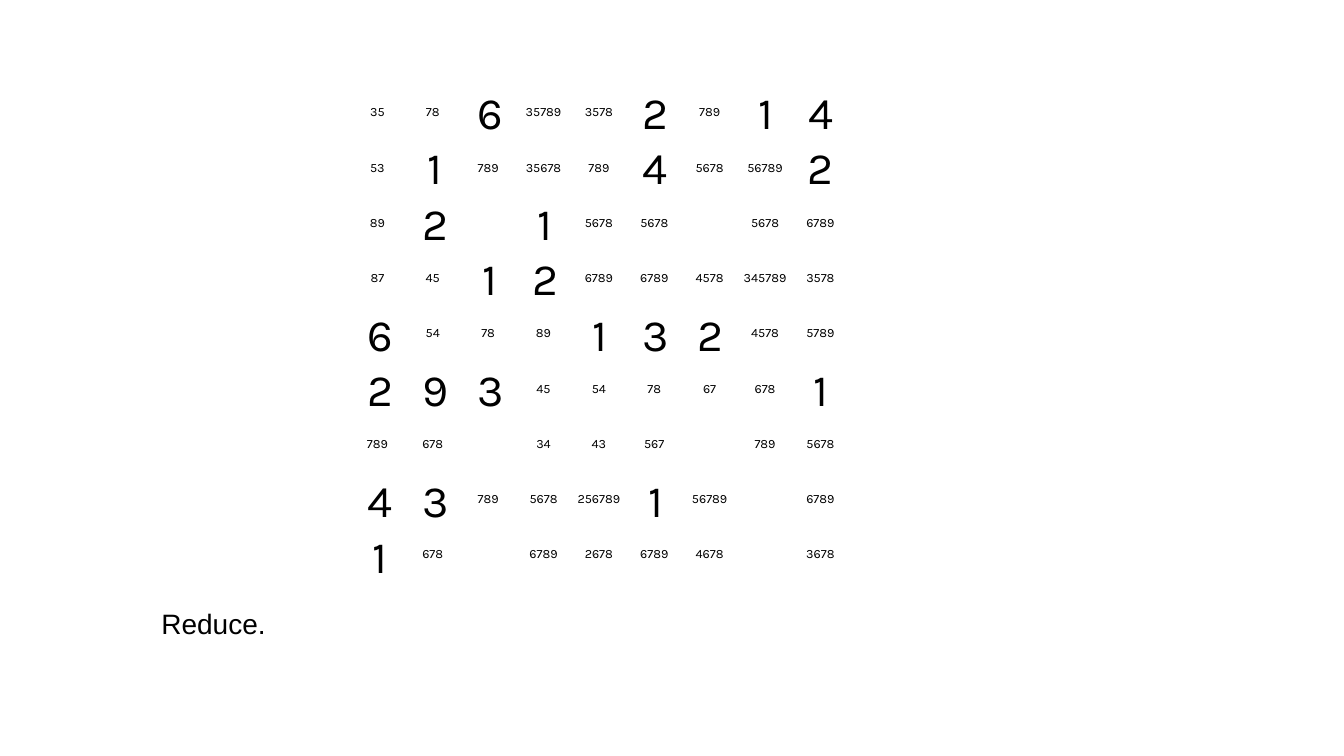
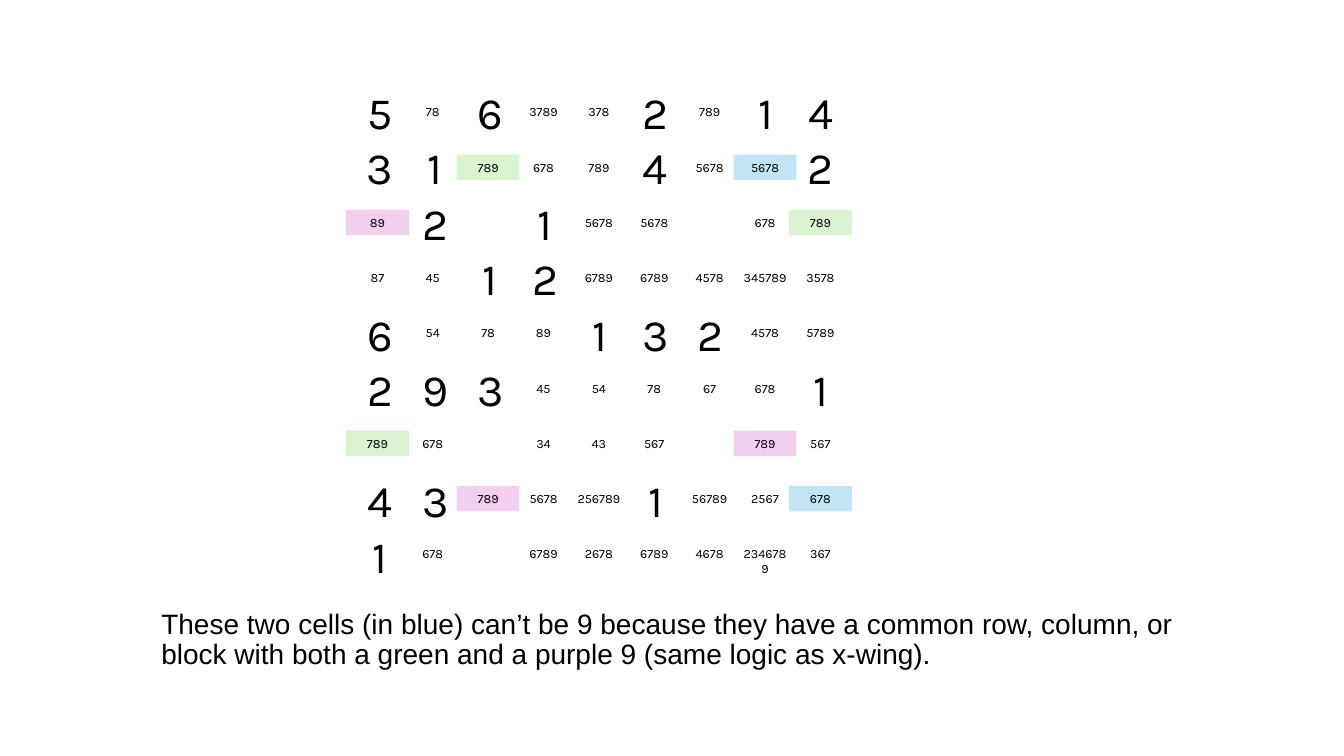
Before and after one commit to jhardis/WSJ_Number_Puzzles, a slide deck: slide 62 of 20260711_2.pptx (slide 58 before the commit). Drawn at 1344x756 pixels with LibreOffice and Linux fonts; fonts in the diff are those of the drawing; background and template pictures are left out. Boxes give left, top, right and bottom in pixels: in the first picture for what was removed or moved away, otherwise in the second. Text is boxed around its words. In the diff, an @@ line names an element or a change of style, - is before the commit and + after.

```diff
--- a/20260711_2.pptx
+++ b/20260711_2.pptx
@@ text added at (367,101,392,130), 32 pt, text #000000 @@
+5
@@ text removed at (370,108,385,116) @@
-35
@@ text at (529,108,557,116): text changed @@
-35789
+3789
@@ text at (588,108,609,116): text changed @@
-3578
+378
@@ text added at (367,155,393,185), 32 pt, text #000000 @@
+3
@@ text removed at (370,164,385,172) @@
-53
@@ text at (533,164,554,172): text changed @@
-35678
+678
@@ 8 rectangles: place and size @@
-8 rectangles at (367,164,834,503)
+8 rectangles at (346,154,852,511)
@@ rectangle "5678" at (734,154,797,179): fill none to #C1E5F5 @@
@@ text in rectangle at (751,164,779,172): text changed @@
-56789
+5678
@@ text at (755,219,776,227): text changed @@
-5678
+678
@@ fill none to #D9F2D0 in 3 elements at (457,154,519,179), (346,431,408,456), (789,210,852,235) @@
@@ text in rectangle at (810,219,831,227): text changed @@
-6789
+789
@@ fill none to #F2CFEE in 3 elements at (457,486,519,511), (346,210,408,235), (734,431,797,456) @@
@@ text at (810,440,830,448): text changed @@
-5678
+567
@@ text added at (751,495,779,503), 9 pt, text #000000 @@
+2567
@@ rectangle "678" at (789,486,852,511): fill none to #C1E5F5 @@
@@ text in rectangle at (810,495,831,503): text changed @@
-6789
+678
@@ text added at (734,541,797,582), 9 pt, text #000000 @@
+2346789
@@ text at (810,550,831,558): text changed @@
-3678
+367
@@ text at (161,613,1172,669): text changed @@
-Reduce.
+These two cells (in blue) can’t be 9 because they have a common row, column, or block with both a green and a purple 9 (same logic as x-wing).
```
Also in this commit, not shown: 23 other slides changed, 1 slide removed.
